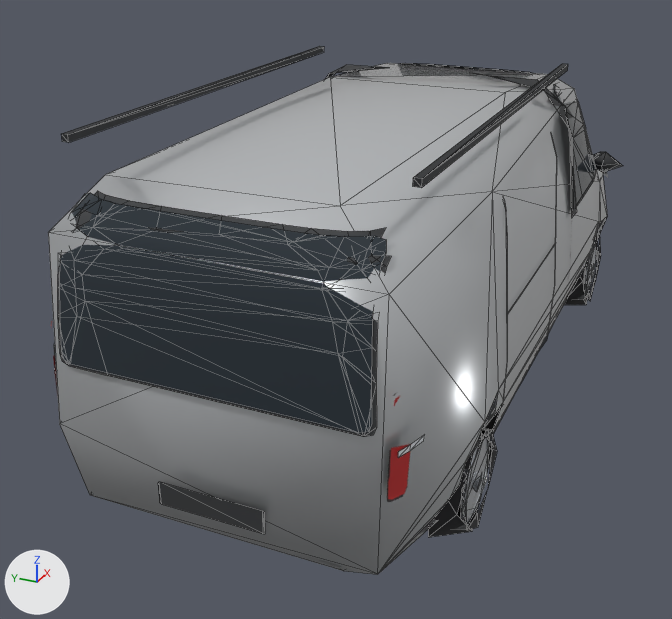
The glTF model assets/fleet/pro_charge_ufar.glb, before and after one commit.
Both versions are drawn from a camera (50 mm lens) standing at (-5.34, -1.88, 3.02) and looking at (-0.4, 0.35, 0.55). The lights are fixed; the arrows at lower left show +X, +Y and +Z. The first picture is the older version. Mesh edges are drawn as thin lines on the coarser meshes.

Names of what the first picture shows: 'Body', 'Glass-1', 'PlateR', 'RackRail-1', 'RackRail1', 'RearGlass', 'RgFrame', 'TailLamp', 'WheelFR', 'WheelRR' and 11 more.
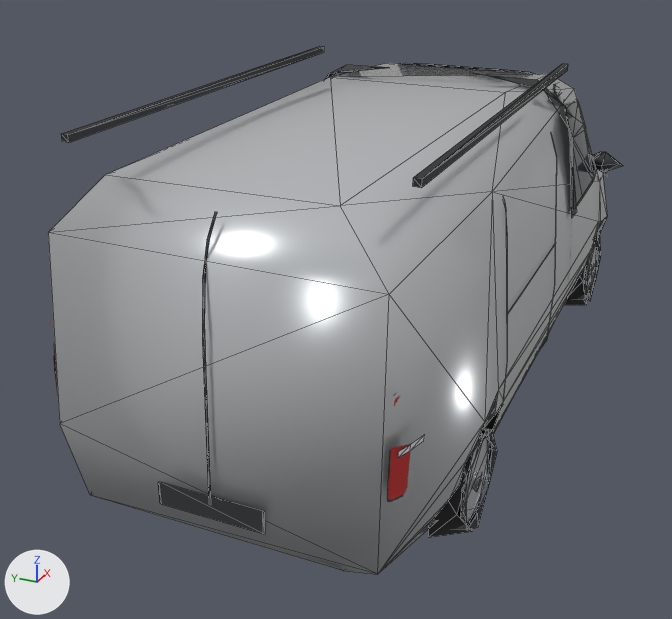
Where the change shows, as pixel boxes (x1, y1, x2, y2) in the pictures (672 x 619 px):
'RearGlass', deleted: before (60, 193, 386, 433)
'RgFrame', deleted: before (58, 191, 391, 437)
'RearDoorSeam', added: after (202, 212, 217, 505)

The change, as a diff of the scene's bpy script:
```diff
--- a/assets/fleet/pro_charge_ufar.glb.py
+++ b/assets/fleet/pro_charge_ufar.glb.py
@@ me_reardoorseam @@
+me_reardoorseam.from_pydata([(-2.509, -0.006, 0.557), (-2.471, -0.006, 1.391), (-2.432, -0.006, 1.647), (-2.395, -0.006, 1.747), (-2.324, -0.006, 1.842), (-2.324, 0.006, 1.842), (-2.394, 0.006, 1.749), (-2.442, 0.006, 1.609), (-2.474, 0.006, 1.341), (-2.509, 0.006, 0.557)], [], [(1, 9, 0), (9, 1, 8), (8, 1, 7), (2, 7, 1), (3, 7, 2), (7, 3, 6), (4, 6, 3), (6, 4, 5)])
+me_reardoorseam.materials.append(mat_det)  # dark grey #353638
@@ ob_rearglass @@
-ob_rearglass = bpy.data.objects.new('RearGlass', me_rearglass)
-ob_rearglass.location = (0.0, 0.0, 0.0)
@@ ob_rgframe @@
-ob_rgframe = bpy.data.objects.new('RgFrame', me_rgframe)
-ob_rgframe.location = (0.0, 0.0, 0.0)
@@ ob_reardoorseam @@
+ob_reardoorseam = bpy.data.objects.new('RearDoorSeam', me_reardoorseam)
+ob_reardoorseam.location = (0.0, 0.0, 0.0)
```
